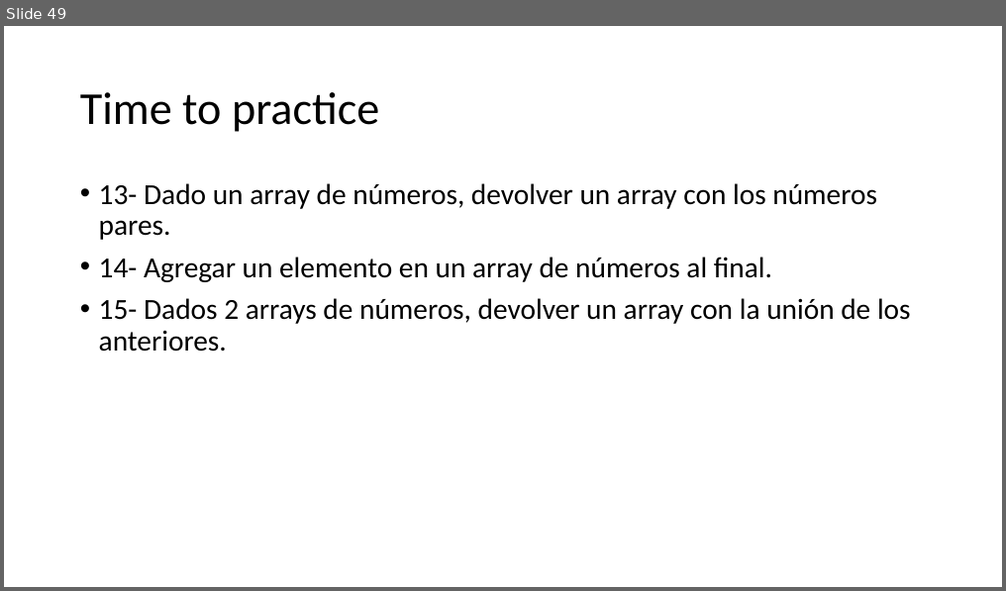
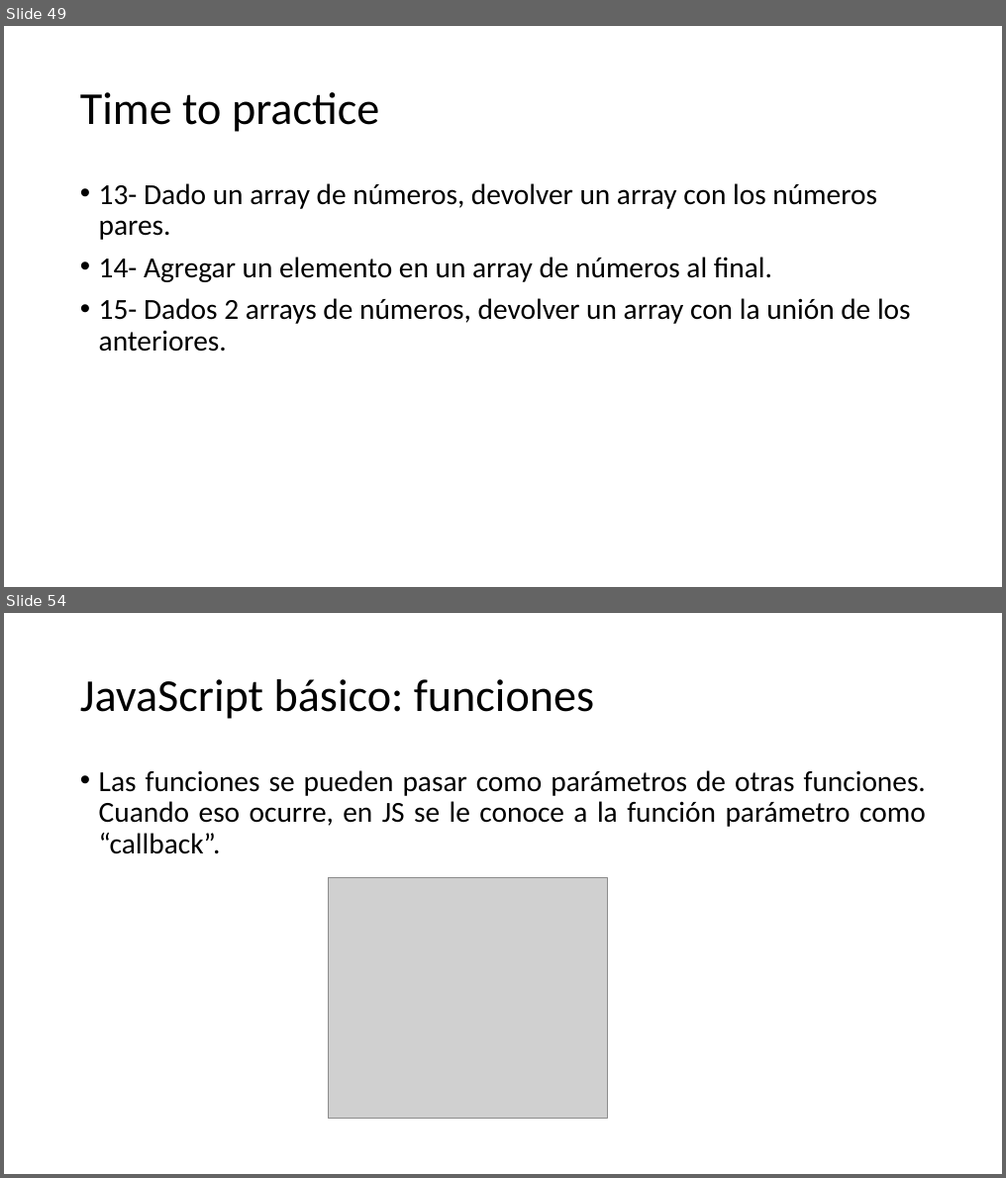
Before and after one commit to SarutobiKonohamaru/js_full_course, a slide deck: Presentacion.pptx. Shown one above the other, each under a label of ours: slide 49 before the commit, slides 49 and 54 after it; the slides between them are not shown. The pictures are 1006x591 and 1006x1178 pixels, drawn with LibreOffice and Linux fonts; fonts in the diff are those of the drawing; grey boxes stand for pictures. Boxes give left, top, right and bottom in pixels: in the first picture for what was removed or moved away, otherwise in the second. Text is boxed around its words. In the diff, an @@ line names an element or a change of style, - is before the commit and + after.

```diff
--- a/Presentacion.pptx
+++ b/Presentacion.pptx
@@ slide 54 added at bbox=[4, 613, 1002, 1174], background #FFFFFF @@
@@ title added at bbox=[80, 679, 594, 719], 44 pt, text #000000 @@
+JavaScript básico: funciones
@@ text added at bbox=[99, 770, 926, 855], 28 pt, text #000000 @@
+• Las funciones se pueden pasar como parámetros de otras funciones. Cuando eso ocurre, en JS se le conoce a la función parámetro como “callback”.
@@ picture added at bbox=[328, 878, 607, 1119] @@
```
Also in this commit, not shown: 6 other slides added.
